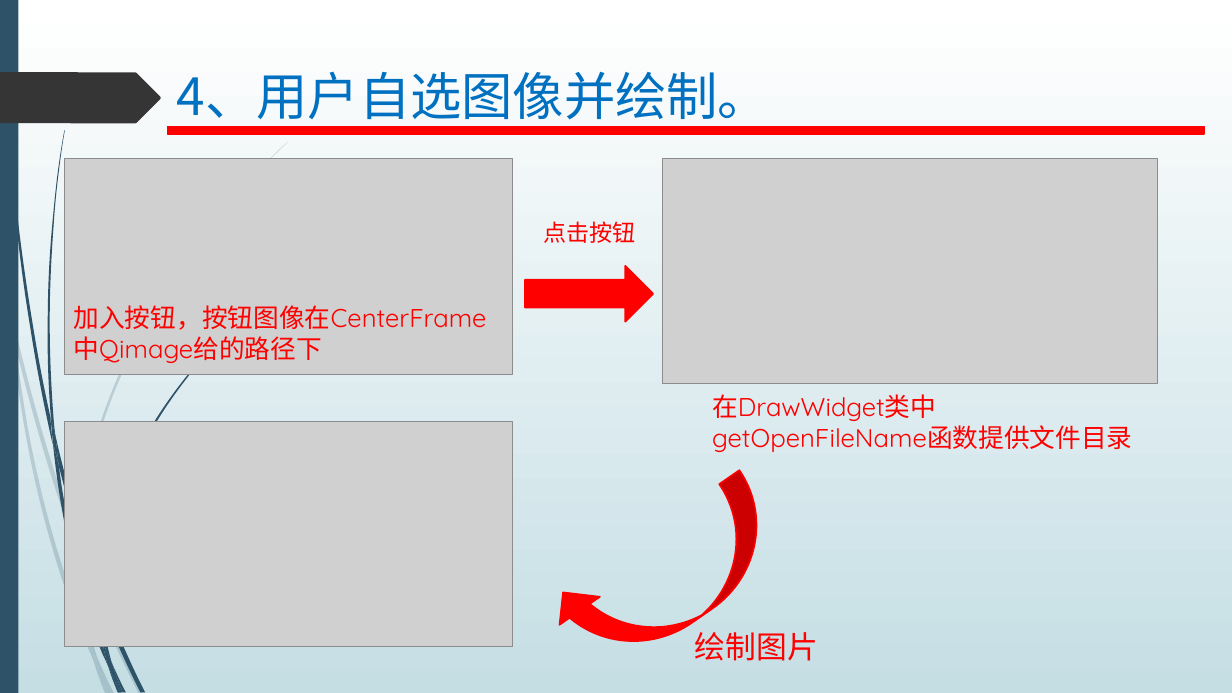
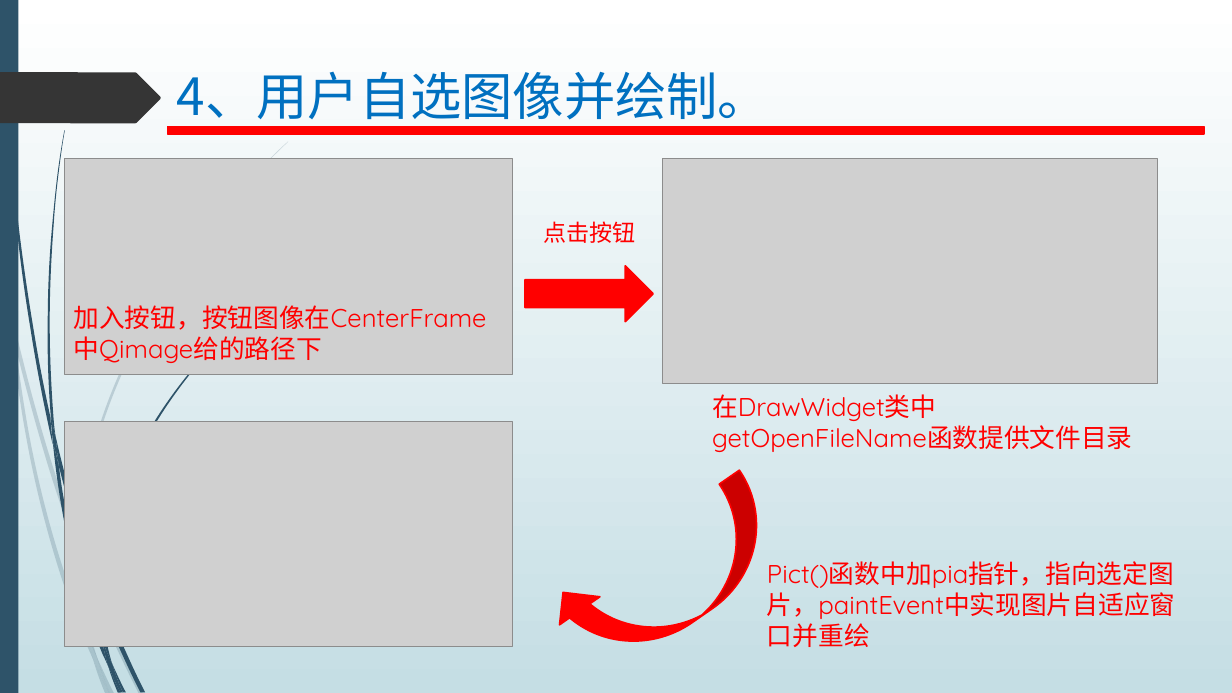
Before and after one commit to halosing/0210, a slide deck: slide 7 of lab02/1403160210_csm_窗口、控件及基本绘图.pptx. Drawn at 1232x693 pixels with LibreOffice and Linux fonts; fonts in the diff are those of the drawing; grey boxes stand for pictures. Boxes give left, top, right and bottom in pixels: in the first picture for what was removed or moved away, otherwise in the second. Text is boxed around its words. In the diff, an @@ line names an element or a change of style, - is before the commit and + after.

```diff
--- a/lab02/1403160210_csm_窗口、控件及基本绘图.pptx
+++ b/lab02/1403160210_csm_窗口、控件及基本绘图.pptx
@@ text at bbox=[767, 561, 1175, 619]: text changed; size 24 to 20 pt @@
-绘制图片
+Pict()函数中加pia指针，指向选定图片，paintEvent中实现图片自适应窗口并重绘
```
Also in this commit, not shown: 2 other slides changed, 12 other files.
